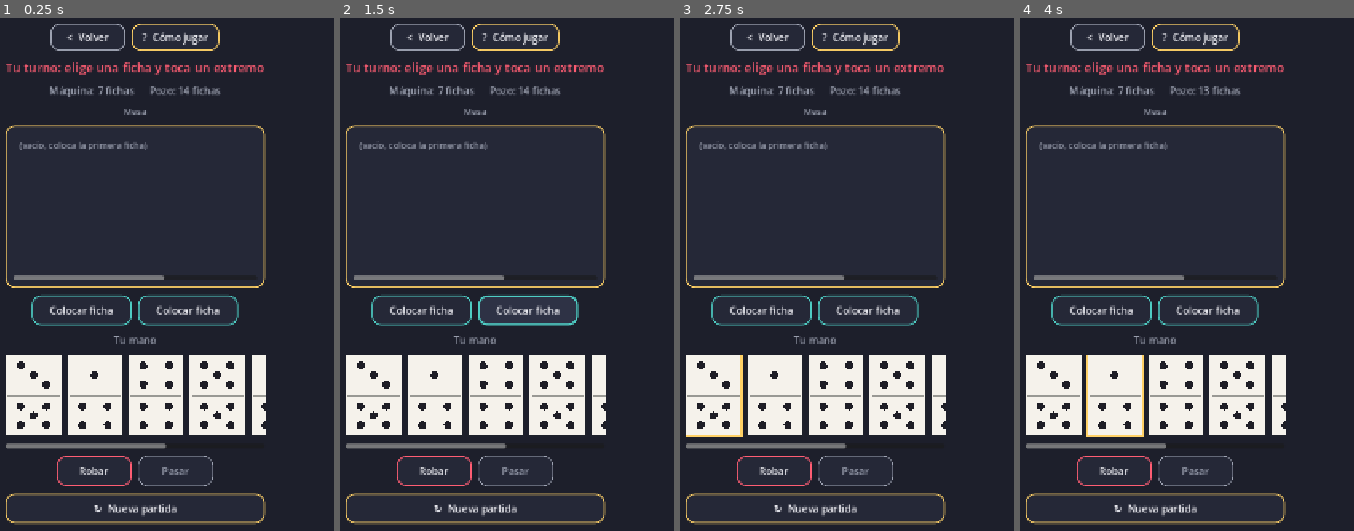
Above: before the commit, frames 1-4 (left to right).
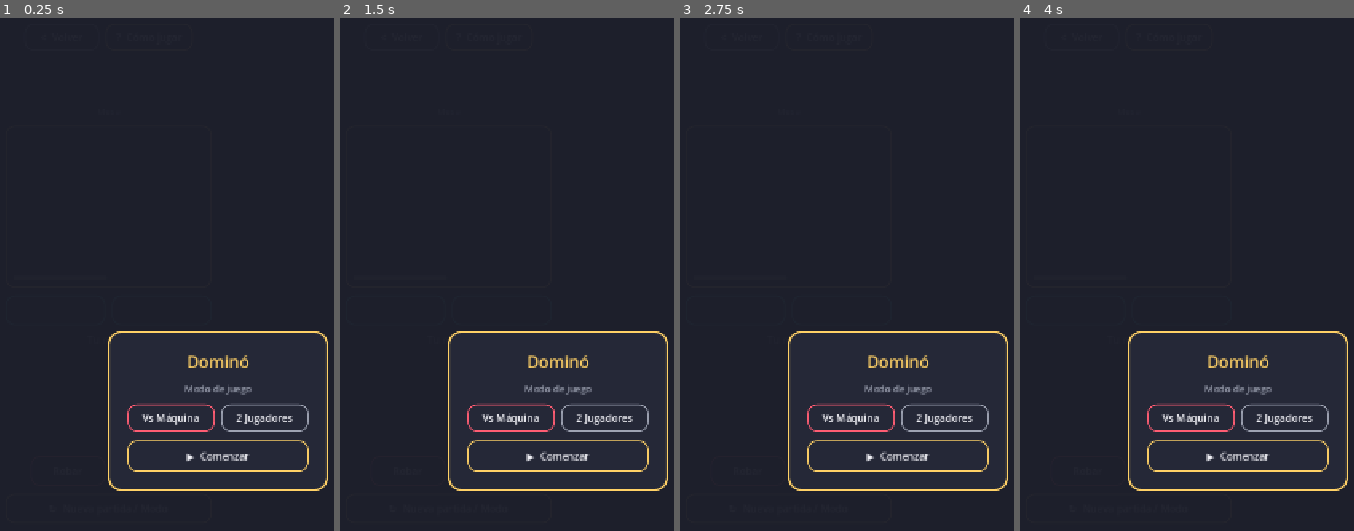
Above: after the commit, the same moments.

Repository: jfrodriguezva/Arcade
Game: Godot game, scene res://games/board/domino/domino.tscn
Same seed, same stepped clock (60 frames per second), same inputs: the game is played once before the commit and once after it. This scene is started directly instead of the project's main scene.
Inputs (mouse positions are in pixels of both pictures, inside the frame that each line leads up to):
- Up to frame 1 (0.25 s): no input
- Up to frame 2 (1.5 s): click (420, 310) at 0.5 s, where only the run before the commit has a clickable "Colocar ficha"; click (527, 310) at 1.25 s, where only the run before the commit has a clickable "Colocar ficha"
- Up to frame 3 (2.75 s): click (713, 397) at 2.02 s
- Up to frame 4 (4 s): click "Robar" at 2.75 s; click (1113, 397) at 3.52 s

The runs differ from the first frame. In frame 1, 19% of the frame differs, in the area x 1-99%, y 1-99%; in frame 2, 20%; in frame 3, 19%; in frame 4, 19%.

Commit message:
Domino: modo 2 Jugadores
Mismo patron que Batalla Naval: hands[current_turn] dinamico en vez
de player_hand/bot_hand fijos, para poder mostrar la mano del
jugador activo sin importar cual de los dos sea. Pantalla de "pasa
el dispositivo" entre turnos (UIKit.show_pass_cover) para que nadie
vea la mano del otro. Trancada tambien soporta el resultado en 2
Jugadores (compara puntos en mano de ambos).

Validado: mano visible correcta segun el turno activo, colocar
primera ficha, alternancia de turno, deteccion de "sin movimiento
valido", y trancada del juego.

Co-Authored-By: Claude Sonnet 5 <noreply@anthropic.com>

Diff:
--- a/games/board/domino/domino.gd
+++ b/games/board/domino/domino.gd
@@ -1,8 +1,8 @@
 extends Control
-## Dominó clásico (set doble-seis, 28 fichas) contra la máquina.
-## Gana quien se quede sin fichas primero; si el juego se tranca
-## (nadie puede jugar y ya no hay pozo), gana quien tenga menos
-## puntos sumados en la mano.
+## Dominó clásico (set doble-seis, 28 fichas). Vs Máquina o 2 Jugadores
+## en el mismo dispositivo (con pantalla de "pasa el dispositivo" para
+## que nadie vea la mano del otro). Gana quien se quede sin fichas
+## primero; si el juego se tranca, gana quien tenga menos puntos en mano.
 
 const GAME_ID := "domino"
 
@@ -13,16 +13,18 @@
 - Si ninguna ficha te sirve, toca 'Robar' para tomar del pozo.
 - Si no puedes jugar y el pozo está vacío, toca 'Pasar'.
 
+En 2 Jugadores verás una pantalla para pasar el dispositivo entre turnos, así nadie ve la mano del otro.
+
 Gana quien se quede sin fichas primero. Si el juego se tranca (nadie puede jugar), gana quien tenga menos puntos sumados en la mano."
 
-var player_hand: Array = []
-var bot_hand: Array = []
+var hands: Dictionary = {}
 var boneyard: Array = []
 var chain: Array = []
 var left_open: int = -1
 var right_open: int = -1
 var selected_tile_index: int = -1
 var current_turn: String = "player"
+var mode: String = "pve"
 var game_over: bool = false
 
 const TABLE_W := 640.0
@@ -31,6 +33,7 @@
 const TILE_GAP := 5.0
 
 var status_label: Label
+var hand_title_label: Label
 var chain_canvas: Control
 var chain_scroll: ScrollContainer
 var info_label: Label
@@ -43,6 +46,11 @@
 
 func _ready() -> void:
 	_build_ui()
+	UIKit.show_setup_overlay(self, "Dominó", true, false, _on_setup_confirmed)
+
+
+func _on_setup_confirmed(config: Dictionary) -> void:
+	mode = config["mode"]
 	_new_game()
 
 
@@ -103,7 +111,8 @@
 	end_right_btn.pressed.connect(_on_end_pressed.bind("right"))
 	ends_row.add_child(end_right_btn)
 
-	vbox.add_child(UIKit.title_label("Tu mano", 16, UIKit.COLOR_TEXT_DIM))
+	hand_title_label = UIKit.title_label("Tu mano", 16, UIKit.COLOR_TEXT_DIM)
+	vbox.add_child(hand_title_label)
 
 	var hand_scroll := ScrollContainer.new()
 	hand_scroll.custom_minimum_size = Vector2(0, 150)
@@ -132,11 +141,15 @@
 	actions_row.add_child(pass_btn)
 
 	var restart_btn := Button.new()
-	restart_btn.text = "↻  Nueva partida"
-	restart_btn.custom_minimum_size = Vector2(200, 48)
+	restart_btn.text = "↻  Nueva partida / Modo"
+	restart_btn.custom_minimum_size = Vector2(220, 48)
 	UIKit.style_button(restart_btn, UIKit.COLOR_ACCENT_3)
-	restart_btn.pressed.connect(_new_game)
+	restart_btn.pressed.connect(func() -> void: UIKit.show_setup_overlay(self, "Dominó", true, false, _on_setup_confirmed))
 	vbox.add_child(restart_btn)
+
+
+func _opponent(owner: String) -> String:
+	return "bot" if owner == "player" else "player"
 
 
 func _build_tiles() -> Array:
@@ -151,8 +164,7 @@
 	var tiles: Array = _build_tiles()
 	tiles.shuffle()
 
-	player_hand = tiles.slice(0, 7)
-	bot_hand = tiles.slice(7, 14)
+	hands = {"player": tiles.slice(0, 7), "bot": tiles.slice(7, 14)}
 	boneyard = tiles.slice(14, 28)
 	chain = []
 	left_open = -1
@@ -162,15 +174,27 @@
 
 	current_turn = "player" if randi() % 2 == 0 else "bot"
 	_redraw_all()
-
-	if current_turn == "player":
-		status_label.text = "Tu turno: elige una ficha y toca un extremo"
-		status_label.add_theme_color_override("font_color", UIKit.COLOR_ACCENT)
-	else:
-		status_label.text = "Turno de la máquina..."
-		status_label.add_theme_color_override("font_color", UIKit.COLOR_ACCENT_2)
+	_update_turn_status()
+
+	if mode == "pve" and current_turn == "bot":
 		await get_tree().create_timer(0.6).timeout
 		_bot_turn()
+
+
+func _update_turn_status() -> void:
+	if mode == "pve":
+		hand_title_label.text = "Tu mano"
+		if current_turn == "player":
+			status_label.text = "Tu turno: elige una ficha y toca un extremo"
+			status_label.add_theme_color_override("font_color", UIKit.COLOR_ACCENT)
+		else:
+			status_label.text = "Turno de la máquina..."
+			status_label.add_theme_color_override("font_color", UIKit.COLOR_ACCENT_2)
+	else:
+		var label: String = "Jugador 1 (rosa)" if current_turn == "player" else "Jugador 2 (teal)"
+		hand_title_label.text = "Mano de %s" % label
+		status_label.text = "Turno: %s" % label
+		status_label.add_theme_color_override("font_color", UIKit.COLOR_ACCENT if current_turn == "player" else UIKit.COLOR_ACCENT_2)
 
 
 func _redraw_all() -> void:
@@ -183,10 +207,11 @@
 		end_left_btn.text = "◀  Extremo %d" % left_open
 		end_right_btn.text = "Extremo %d  ▶" % right_open
 
+	var hand: Array = hands[current_turn]
 	for child: Node in hand_row.get_children():
 		child.queue_free()
-	for i in range(player_hand.size()):
-		var tile: Dictionary = player_hand[i]
+	for i in range(hand.size()):
+		var tile: Dictionary = hand[i]
 		var t := DominoTile.new()
 		t.custom_minimum_size = Vector2(90, 130)
 		t.set_values(tile["a"], tile["b"], true)
@@ -194,11 +219,13 @@
 		t.pressed.connect(_on_hand_tile_pressed.bind(i))
 		hand_row.add_child(t)
 
-	info_label.text = "Máquina: %d fichas      Pozo: %d fichas" % [bot_hand.size(), boneyard.size()]
-
-	var can_move: bool = _has_valid_move(player_hand)
-	draw_btn.disabled = game_over or current_turn != "player" or boneyard.is_empty()
-	pass_btn.disabled = game_over or current_turn != "player" or can_move or not boneyard.is_empty()
+	var opponent_label: String = "Máquina" if mode == "pve" else ("Jugador 2" if current_turn == "player" else "Jugador 1")
+	info_label.text = "%s: %d fichas      Pozo: %d fichas" % [opponent_label, hands[_opponent(current_turn)].size(), boneyard.size()]
+
+	var can_move: bool = _has_valid_move(hand)
+	var can_act: bool = mode == "pvp" or current_turn == "player"
+	draw_btn.disabled = game_over or not can_act or boneyard.is_empty()
+	pass_btn.disabled = game_over or not can_act or can_move or not boneyard.is_empty()
 
 
 func _redraw_chain_table() -> void:
@@ -212,10 +239,6 @@
 		chain_canvas.add_child(empty_lbl)
 		return
 
-	# Acomodo tipo "serpiente" como en una mesa real: las fichas se van
-	# colocando de canto a canto en fila; cuando la fila se llena, la
-	# cadena da vuelta y sigue en la fila de abajo (alternando sentido),
-	# en vez de amontonarse en una sola tira horizontal.
 	var cols_per_row: int = max(1, int(TABLE_W / (TILE_W + TILE_GAP)))
 	var row := 0
 	var col := 0
@@ -278,17 +301,18 @@
 
 
 func _on_hand_tile_pressed(i: int) -> void:
-	if game_over or current_turn != "player":
+	if game_over or (mode == "pve" and current_turn != "player"):
 		return
 	selected_tile_index = -1 if selected_tile_index == i else i
 	_redraw_all()
 
 
 func _on_end_pressed(side: String) -> void:
-	if game_over or current_turn != "player" or selected_tile_index == -1:
-		return
-
-	var tile: Dictionary = player_hand[selected_tile_index]
+	if game_over or (mode == "pve" and current_turn != "player") or selected_tile_index == -1:
+		return
+
+	var hand: Array = hands[current_turn]
+	var tile: Dictionary = hand[selected_tile_index]
 
 	if not chain.is_empty():
 		var open_value: int = left_open if side == "left" else right_open
@@ -297,50 +321,64 @@
 			status_label.add_theme_color_override("font_color", UIKit.COLOR_DANGER)
 			return
 
+	var mover: String = current_turn
 	_place_tile(tile, side)
-	player_hand.remove_at(selected_tile_index)
+	hand.remove_at(selected_tile_index)
 	selected_tile_index = -1
-	_redraw_all()
-
-	if player_hand.is_empty():
-		_end_game_win("player")
-		return
-
-	current_turn = "bot"
-	status_label.text = "Turno de la máquina..."
-	status_label.add_theme_color_override("font_color", UIKit.COLOR_ACCENT_2)
-	_redraw_all()
-	await get_tree().create_timer(0.6).timeout
-	_bot_turn()
+
+	if hand.is_empty():
+		_redraw_all()
+		_end_game_win(mover)
+		return
+
+	_advance_turn(mover)
 
 
 func _on_draw_pressed() -> void:
-	if game_over or current_turn != "player" or boneyard.is_empty():
-		return
-	player_hand.append(boneyard.pop_back())
+	if game_over or (mode == "pve" and current_turn != "player") or boneyard.is_empty():
+		return
+	hands[current_turn].append(boneyard.pop_back())
 	selected_tile_index = -1
 	_redraw_all()
 
 
 func _on_pass_pressed() -> void:
-	if game_over or current_turn != "player":
-		return
-	if _has_valid_move(player_hand) or not boneyard.is_empty():
-		return
-
-	if not _has_valid_move(bot_hand):
+	if game_over or (mode == "pve" and current_turn != "player"):
+		return
+	var mover: String = current_turn
+	if _has_valid_move(hands[mover]) or not boneyard.is_empty():
+		return
+
+	if not _has_valid_move(hands[_opponent(mover)]):
 		_end_game_block()
 		return
 
-	current_turn = "bot"
-	status_label.text = "Pasaste. Turno de la máquina..."
-	status_label.add_theme_color_override("font_color", UIKit.COLOR_ACCENT_2)
-	_redraw_all()
-	await get_tree().create_timer(0.6).timeout
-	_bot_turn()
+	_advance_turn(mover)
+
+
+func _advance_turn(mover: String) -> void:
+	current_turn = _opponent(mover)
+
+	if mode == "pve":
+		_redraw_all()
+		_update_turn_status()
+		if current_turn == "bot":
+			await get_tree().create_timer(0.6).timeout
+			_bot_turn()
+		return
+
+	var next_label: String = "Jugador 1 (rosa)" if current_turn == "player" else "Jugador 2 (teal)"
+	UIKit.show_pass_cover(self, "Pásale el dispositivo a %s" % next_label, _on_pass_confirmed)
+
+
+func _on_pass_confirmed() -> void:
+	selected_tile_index = -1
+	_redraw_all()
+	_update_turn_status()
 
 
 func _bot_choose_tile() -> Dictionary:
+	var bot_hand: Array = hands["bot"]
 	if chain.is_empty():
 		return bot_hand[0]
 	for tile: Dictionary in bot_hand:
@@ -358,11 +396,12 @@
 
 
 func _bot_turn() -> void:
+	var bot_hand: Array = hands["bot"]
 	while not _has_valid_move(bot_hand) and not boneyard.is_empty():
 		bot_hand.append(boneyard.pop_back())
 
 	if not _has_valid_move(bot_hand):
-		if not _has_valid_move(player_hand) and boneyard.is_empty():
+		if not _has_valid_move(hands["player"]) and boneyard.is_empty():
 			_end_game_block()
 			return
 		status_label.text = "La máquina no puede jugar, te toca a ti"
@@ -375,47 +414,63 @@
 	var side: String = _bot_choose_side(tile)
 	_place_tile(tile, side)
 	bot_hand.erase(tile)
-	_redraw_all()
 
 	if bot_hand.is_empty():
+		_redraw_all()
 		_end_game_win("bot")
 		return
 
 	current_turn = "player"
-	status_label.text = "Tu turno"
-	status_label.add_theme_color_override("font_color", UIKit.COLOR_ACCENT)
-	_redraw_all()
+	_redraw_all()
+	_update_turn_status()
 
 
 func _end_game_win(winner: String) -> void:
 	game_over = true
-	if winner == "player":
-		status_label.text = "¡Ganaste! Te quedaste sin fichas"
+	if mode == "pve":
+		if winner == "player":
+			status_label.text = "¡Ganaste! Te quedaste sin fichas"
+			status_label.add_theme_color_override("font_color", UIKit.COLOR_ACCENT_3)
+			_record_result("wins")
+		else:
+			status_label.text = "Ganó la máquina, se quedó sin fichas"
+			status_label.add_theme_color_override("font_color", UIKit.COLOR_DANGER)
+			_record_result("losses")
+	else:
+		var label: String = "Jugador 1 (rosa)" if winner == "player" else "Jugador 2 (teal)"
+		status_label.text = "¡Ganó %s! Se quedó sin fichas" % label
 		status_label.add_theme_color_override("font_color", UIKit.COLOR_ACCENT_3)
-		_record_result("wins")
-	else:
-		status_label.text = "Ganó la máquina, se quedó sin fichas"
-		status_label.add_theme_color_override("font_color", UIKit.COLOR_DANGER)
-		_record_result("losses")
+		AudioManager.play_win()
 	_redraw_all()
 
 
 func _end_game_block() -> void:
 	game_over = true
-	var p_sum: int = _hand_sum(player_hand)
-	var b_sum: int = _hand_sum(bot_hand)
-	if p_sum < b_sum:
-		status_label.text = "Juego trancado. ¡Ganaste con menos puntos! (%d vs %d)" % [p_sum, b_sum]
-		status_label.add_theme_color_override("font_color", UIKit.COLOR_ACCENT_3)
-		_record_result("wins")
-	elif b_sum < p_sum:
-		status_label.text = "Juego trancado. Ganó la máquina (%d vs %d)" % [b_sum, p_sum]
-		status_label.add_theme_color_override("font_color", UIKit.COLOR_DANGER)
-		_record_result("losses")
+	var p_sum: int = _hand_sum(hands["player"])
+	var b_sum: int = _hand_sum(hands["bot"])
+
+	if mode == "pve":
+		if p_sum < b_sum:
+			status_label.text = "Juego trancado. ¡Ganaste con menos puntos! (%d vs %d)" % [p_sum, b_sum]
+			status_label.add_theme_color_override("font_color", UIKit.COLOR_ACCENT_3)
+			_record_result("wins")
+		elif b_sum < p_sum:
+			status_label.text = "Juego trancado. Ganó la máquina (%d vs %d)" % [b_sum, p_sum]
+			status_label.add_theme_color_override("font_color", UIKit.COLOR_DANGER)
+			_record_result("losses")
+		else:
+			status_label.text = "Juego trancado. Empate (%d vs %d)" % [p_sum, b_sum]
+			status_label.add_theme_color_override("font_color", UIKit.COLOR_TEXT_DIM)
+			_record_result("draws")
 	else:
-		status_label.text = "Juego trancado. Empate (%d vs %d)" % [p_sum, b_sum]
-		status_label.add_theme_color_override("font_color", UIKit.COLOR_TEXT_DIM)
-		_record_result("draws")
+		if p_sum == b_sum:
+			status_label.text = "Juego trancado. Empate (%d vs %d)" % [p_sum, b_sum]
+			status_label.add_theme_color_override("font_color", UIKit.COLOR_TEXT_DIM)
+		else:
+			var winner_label: String = "Jugador 1 (rosa)" if p_sum < b_sum else "Jugador 2 (teal)"
+			status_label.text = "Juego trancado. ¡Ganó %s! (%d vs %d)" % [winner_label, min(p_sum, b_sum), max(p_sum, b_sum)]
+			status_label.add_theme_color_override("font_color", UIKit.COLOR_ACCENT_3)
+			AudioManager.play_win()
 	_redraw_all()
 
 
